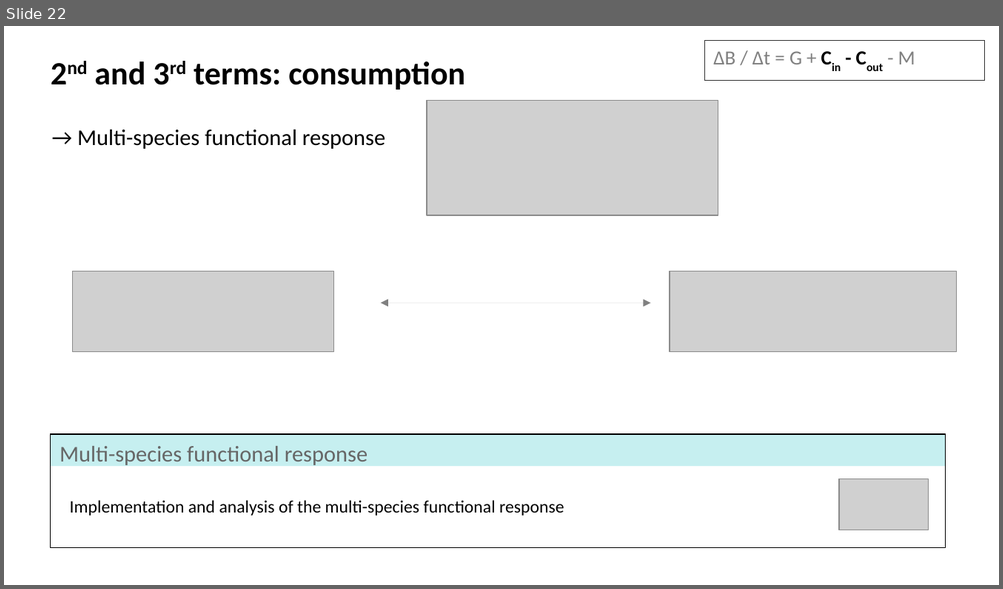
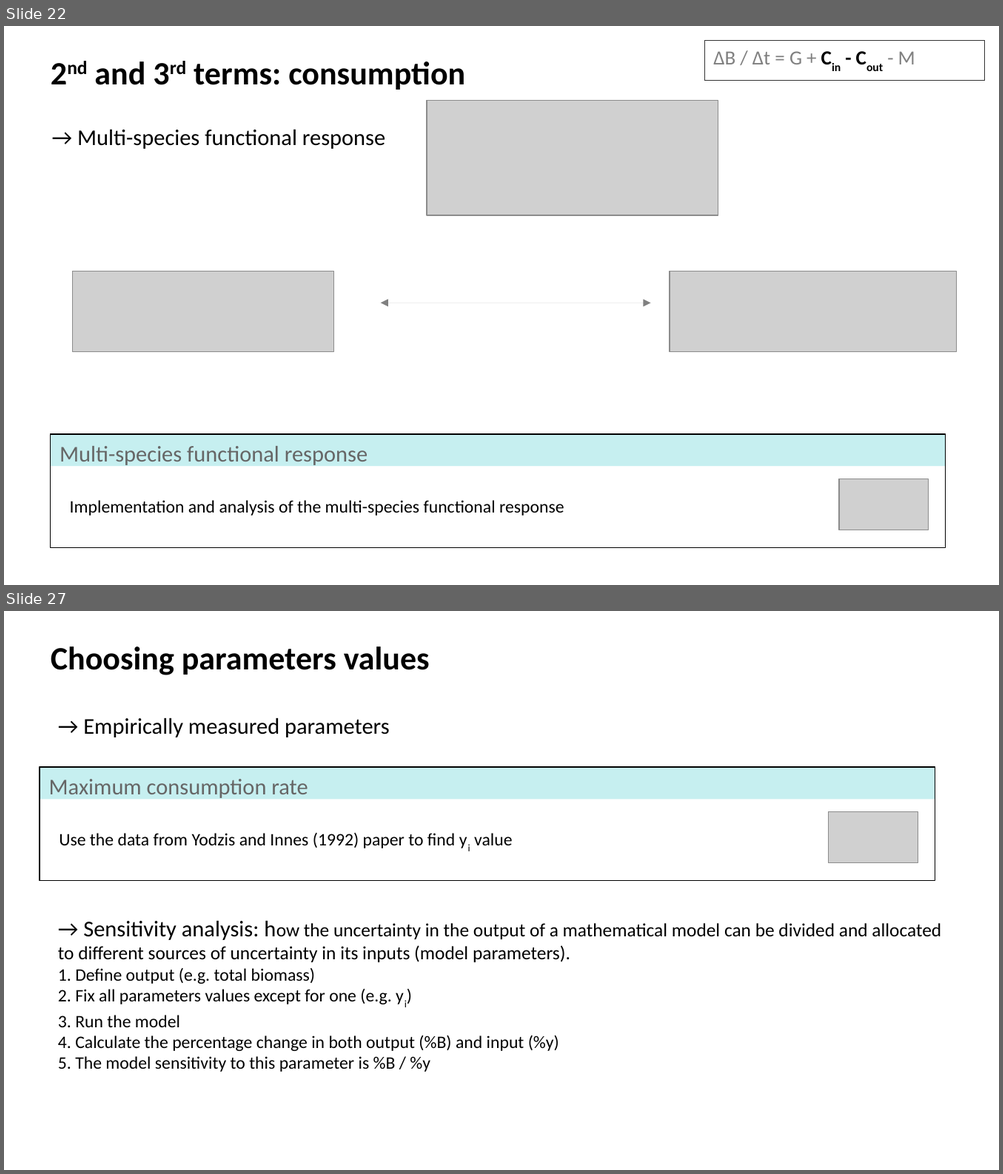
Before and after one commit to evadelmas/FoodwebsBioenergetics, a slide deck: slides.odp. Shown one above the other, each under a label of ours: slide 22 before the commit, slides 22 and 27 after it; the slides between them are not shown. The pictures are 1003x589 and 1003x1174 pixels, drawn with LibreOffice and Linux fonts; fonts in the diff are those of the drawing; grey boxes stand for pictures. Boxes give left, top, right and bottom in pixels: in the first picture for what was removed or moved away, otherwise in the second. Text is boxed around its words. In the diff, an @@ line names an element or a change of style, - is before the commit and + after.

```diff
--- a/slides.odp
+++ b/slides.odp
@@ slide 27 added at (4, 611, 999, 1170), background #FFFFFF @@
@@ text added at (51, 647, 430, 675), 26 pt, text #000000, bold @@
+Choosing parameters values
@@ text added at (83, 718, 390, 738), 18 pt, text #000000 @@
+→ Empirically measured parameters
@@ rectangle added at (40, 767, 934, 799), fill #48CCD1 at 31% opacity @@
@@ rectangle added at (40, 767, 934, 881), outline #000000 0.79 pt, 18 pt, text #666666 @@
+Maximum consumption rate
@@ picture added at (828, 812, 917, 863) @@
@@ text added at (59, 833, 512, 849), 14 pt, text #000000 @@
+Use the data from Yodzis and Innes (1992) paper to find yi value
@@ text added at (58, 921, 941, 1072), 14 pt, text #000000 @@
+→ Sensitivity analysis: how the uncertainty in the output of a mathematical model can be divided and allocated to different sources of uncertainty in its inputs (model parameters).
+1. Define output (e.g. total biomass)
+2. Fix all parameters values except for one (e.g. yi)
+3. Run the model
+4. Calculate the percentage change in both output (%B) and input (%y)
+5. The model sensitivity to this parameter is %B / %y
```
Also in this commit, not shown: 4 slides changed, 8 other slides added, 2 slides removed, 2 other files.
